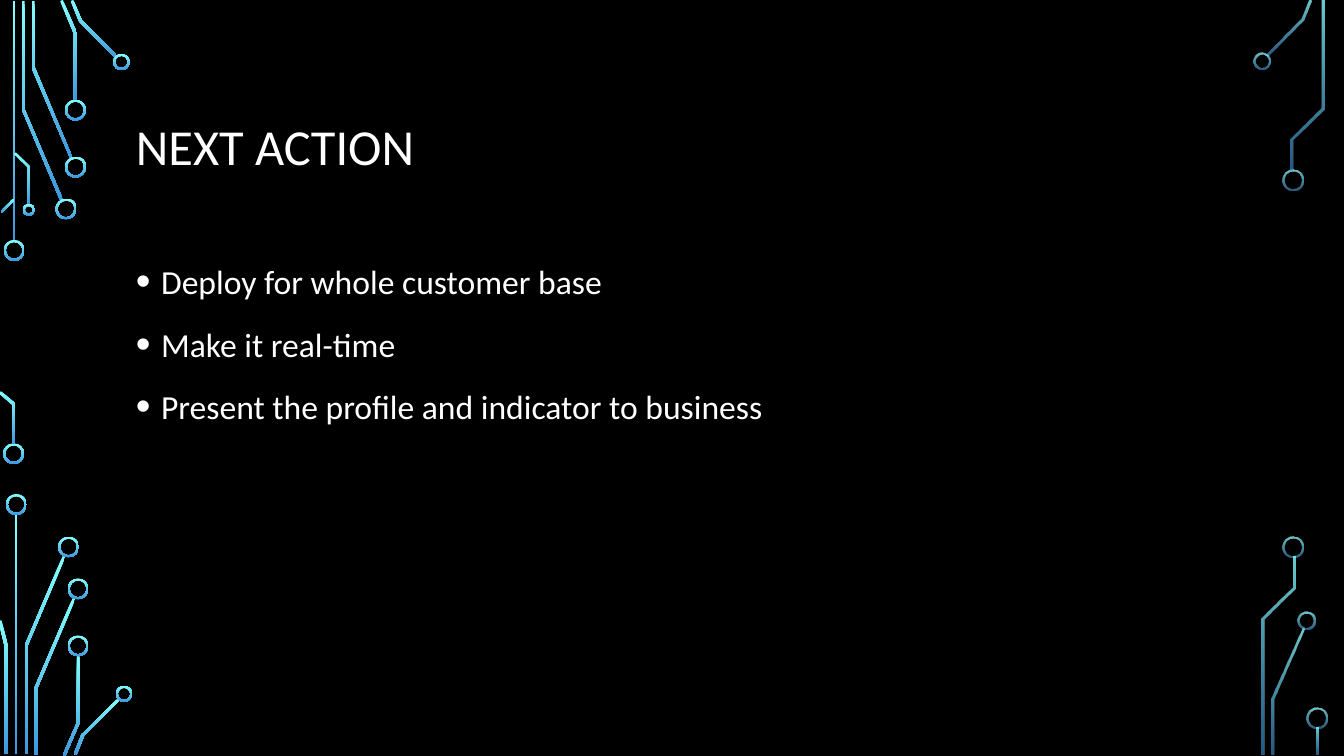
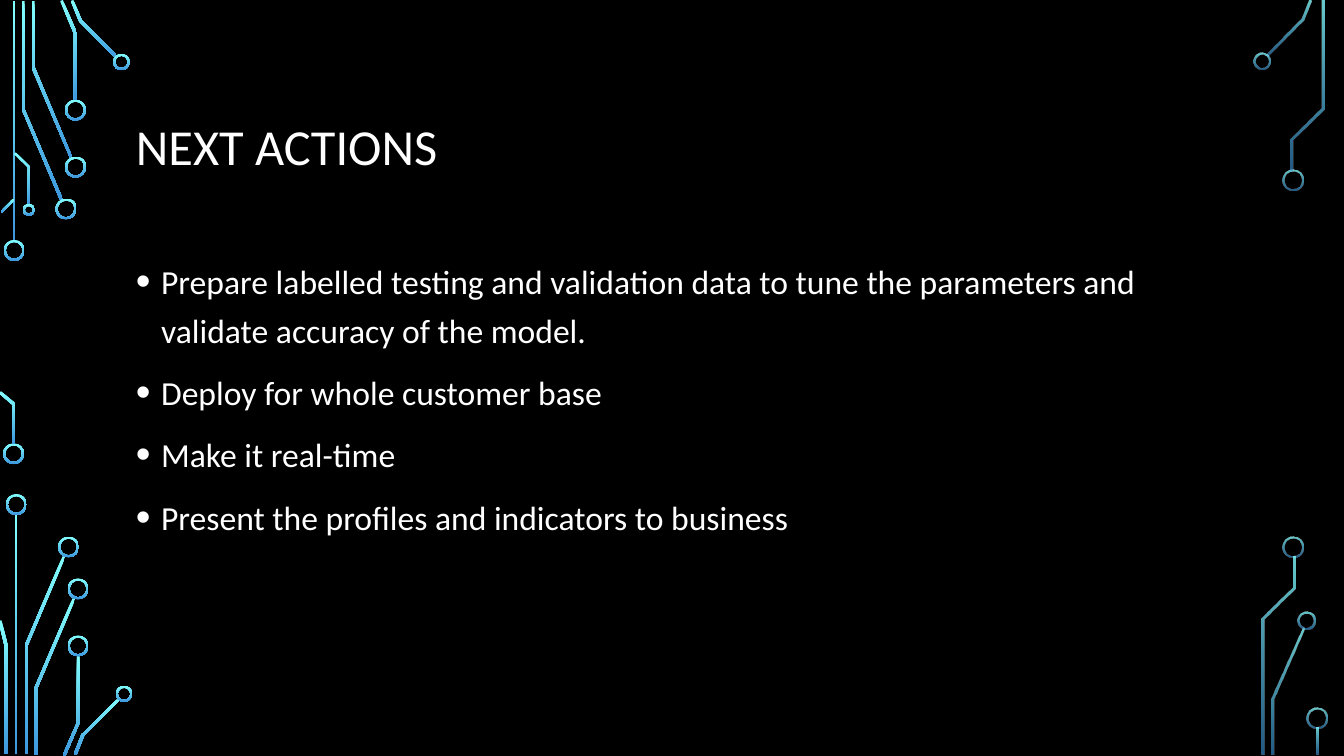
Before and after one commit to tdongnguyen/AT-Test, a slide deck: slide 9 of Presentation.pptx. Drawn at 1344x756 pixels with LibreOffice and Linux fonts; fonts in the diff are those of the drawing; background and template pictures are left out. Boxes give left, top, right and bottom in pixels: in the first picture for what was removed or moved away, otherwise in the second. Text is boxed around its words. In the diff, an @@ line names an element or a change of style, - is before the commit and + after.

```diff
--- a/Presentation.pptx
+++ b/Presentation.pptx
@@ title at (136,132,437,166): text changed @@
-NEXT ACTION
+NEXT ACTIONS
@@ text at (161,270,1134,349): paragraph added @@
+• Prepare labelled testing and validation data to tune the parameters and validate accuracy of the model.
@@ text at (161,506,788,536): text changed @@
-• Present the profile and indicator to business
+• Present the profiles and indicators to business
```
Also in this commit, not shown: 7 other slides changed.
